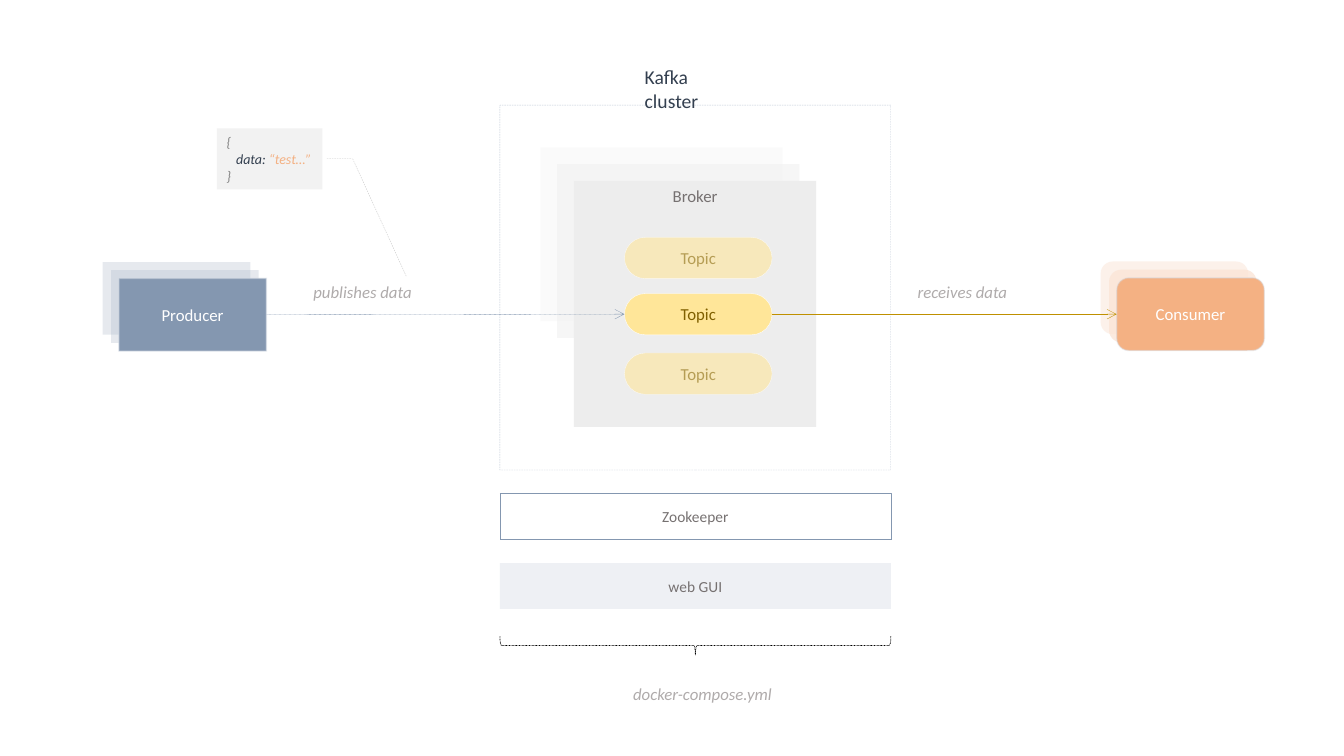
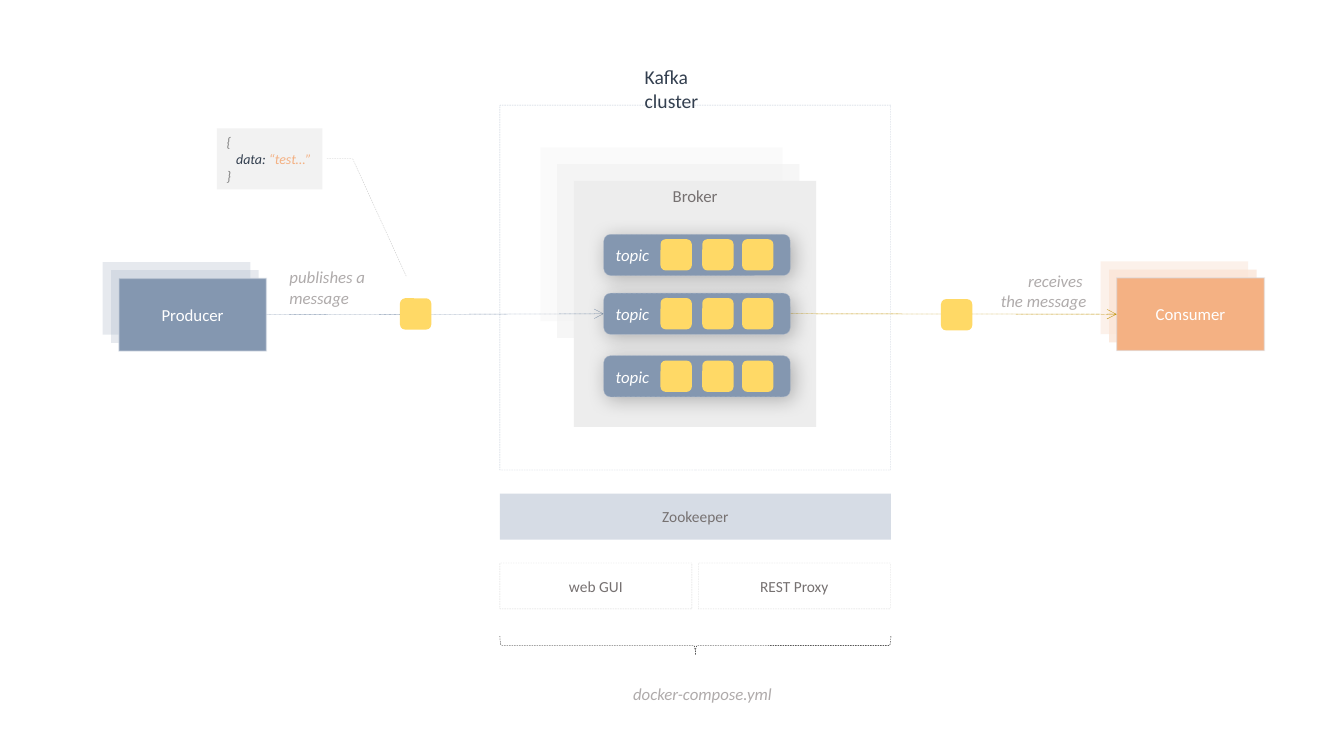
Before and after one commit to thecodemonkey/kafka-microservices, a slide deck: slide 4 of docs/kafka.pptx. Drawn at 1344x756 pixels with LibreOffice and Linux fonts; fonts in the diff are those of the drawing. Boxes give left, top, right and bottom in pixels: in the first picture for what was removed or moved away, otherwise in the second. Text is boxed around its words. In the diff, an @@ line names an element or a change of style, - is before the commit and + after.

```diff
--- a/docs/kafka.pptx
+++ b/docs/kafka.pptx
@@ rounded rectangle "topic" at [604,234,790,275]: fill #FFE699 at 59% opacity to #8497B0; outline #FFFFFF 0.25 pt to #ADB9CA 0.25 pt dashed; shadow on; proportions changed @@
@@ rounded rectangle "topic": place and size @@
-rounded rectangle "topic" at [625,237,772,278]
+rounded rectangle "topic" at [604,234,790,275]
@@ rounded rectangle added at [660,239,692,270], fill #FFD966 @@
@@ rounded rectangle added at [703,239,734,270], fill #FFD966 @@
@@ rounded rectangle added at [742,239,773,270], fill #FFD966 @@
@@ text in rounded rectangle at [616,249,649,264]: text changed; text colour #806000 at 54% opacity to #FFFFFF; italic on @@
-Topic
+topic
@@ text at [289,271,365,307]: text changed @@
-publishes data
+publishes a
+message
@@ rounded rectangle added at [400,298,432,330], fill #FFD966 @@
@@ rounded rectangle "topic": place and size @@
-rounded rectangle "topic" at [625,293,772,335]
+rounded rectangle "topic" at [604,293,790,335]
@@ rounded rectangle "topic" at [604,293,790,335]: fill #FFE699 to #8497B0; outline #FFFFFF 0.25 pt to #ADB9CA 0.25 pt dashed; shadow on; proportions changed @@
@@ rounded rectangle added at [660,298,692,330], fill #FFD966 @@
@@ rounded rectangle added at [703,298,734,330], fill #FFD966 @@
@@ rounded rectangle added at [742,298,773,330], fill #FFD966 @@
@@ rounded rectangle added at [942,299,973,331], fill #FFD966 @@
@@ text at [1001,275,1087,310]: text changed @@
-receives data
+receives
+the message
@@ proportions changed in 3 elements at [1117,278,1264,351], [1101,261,1248,334], [1109,270,1256,343] @@
@@ arrow moved from (266, 315) - (625, 315) to (266, 315) - (604, 314) @@
@@ text in rounded rectangle at [616,308,649,323]: text changed; text colour #806000 to #FFFFFF; italic on @@
-Topic
+topic
@@ arrow moved from (772, 315) - (1117, 315) to (790, 314) - (1117, 315) @@
@@ rounded rectangle "topic": place and size @@
-rounded rectangle "topic" at [625,353,772,394]
+rounded rectangle "topic" at [604,356,790,397]
@@ rounded rectangle "topic" at [604,356,790,397]: fill #FFE699 at 59% opacity to #8497B0; outline #FFFFFF 0.25 pt to #ADB9CA 0.25 pt dashed; shadow on; proportions changed @@
@@ text in rounded rectangle at [616,371,649,386]: text changed; text colour #806000 at 54% opacity to #FFFFFF; italic on @@
-Topic
+topic
@@ rounded rectangle added at [660,361,692,392], fill #FFD966 @@
@@ rounded rectangle added at [703,361,734,392], fill #FFD966 @@
@@ rounded rectangle added at [742,361,773,392], fill #FFD966 @@
@@ rectangle "Zookeeper" at [500,494,891,540]: fill none to #D6DCE5; outline #8497B0 0.25 pt dashed to none @@
@@ rectangle "web GUI": place and size @@
-rectangle "web GUI" at [500,564,891,610]
+rectangle "web GUI" at [500,564,692,610]
@@ rectangle "web GUI" at [500,564,692,610]: fill #D6DCE5 at 41% opacity to none; outline none to #A6A6A6 0.25 pt dashed @@
@@ rectangle added at [699,564,890,610], outline #A6A6A6 0.25 pt dashed, 11 pt, text #767171 @@
+REST Proxy
@@ right brace at [500,637,891,656]: outline #000000 0.5 pt dashed to #000000 0.25 pt dashed @@
```
Also in this commit, not shown: 1 other slide changed, 18 other files.
